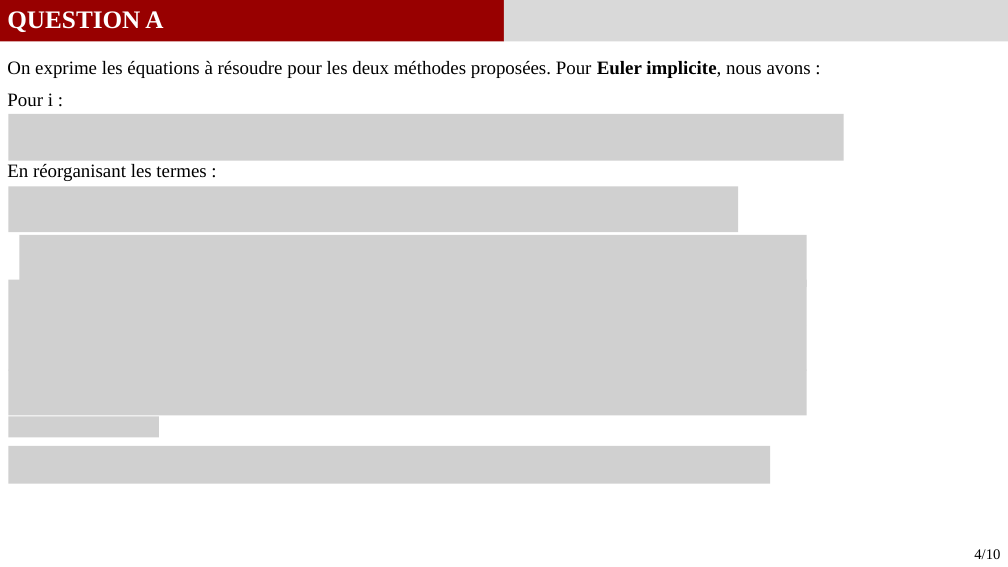
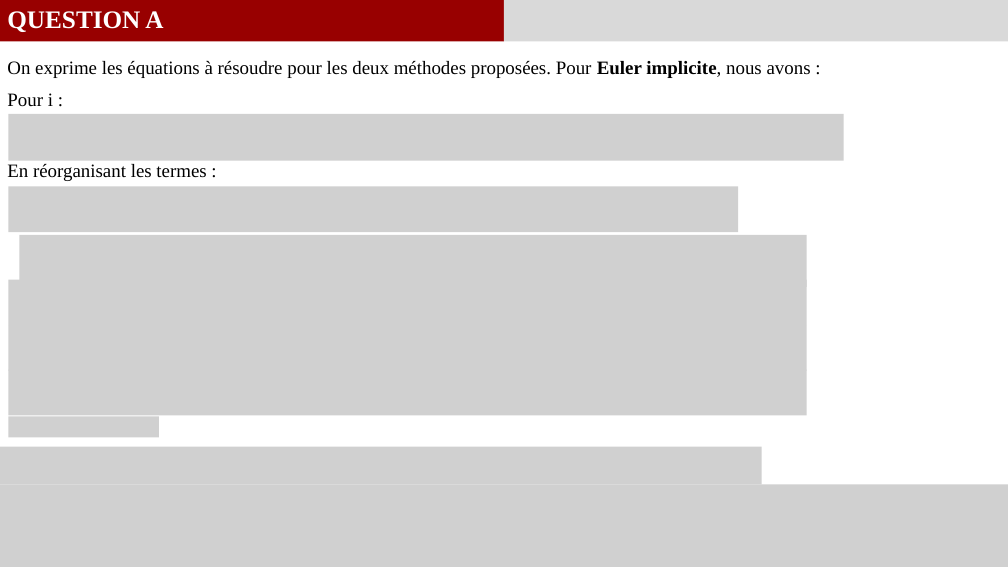
Before and after one commit to GauthierBRUNEL/MEC8211_devoir_2, a slide deck: slide 4 of doc/Rapport_Devoir2.pptx. Drawn at 1008x567 pixels with LibreOffice and Linux fonts; fonts in the diff are those of the drawing; grey boxes stand for pictures. Boxes give left, top, right and bottom in pixels: in the first picture for what was removed or moved away, otherwise in the second. Text is boxed around its words. In the diff, an @@ line names an element or a change of style, - is before the commit and + after.

```diff
--- a/doc/Rapport_Devoir2.pptx
+++ b/doc/Rapport_Devoir2.pptx
@@ picture: place and size @@
-picture at <box>8,446,771,484</box>
+picture at <box>0,447,762,485</box>
@@ picture added at <box>0,485,1008,567</box> @@
@@ text removed at <box>974,549,1000,559</box> @@
-4/10
```
Also in this commit, not shown: 3 other slides changed, 8 other files.
